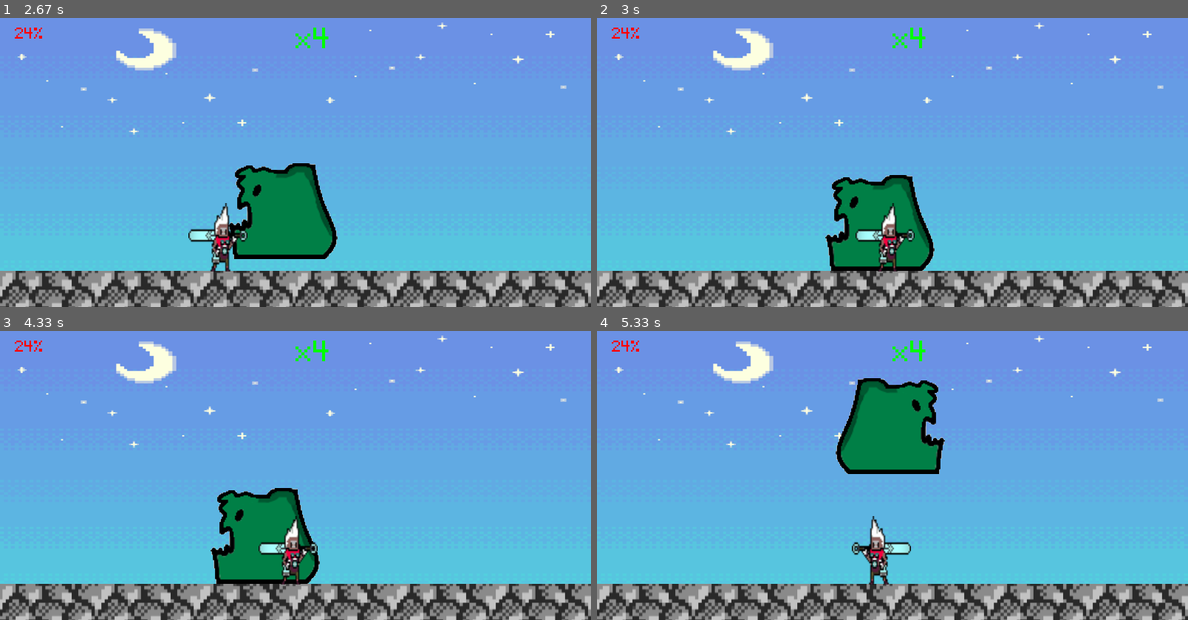
Above: before the commit, frames 1-4 (two rows, left to right).
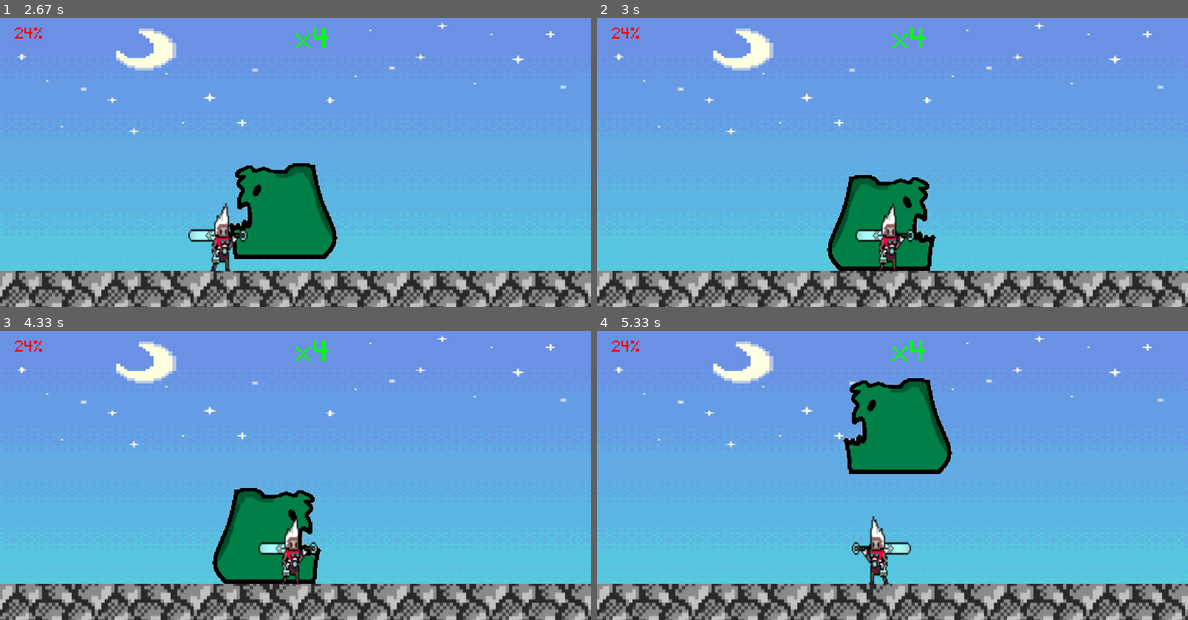
Above: after the commit, the same moments.

Repository: WINDKING-1/TheDasher
Game: pygame game, started from The dasher code.py
The game is run twice, just before and just after one commit, with the same random seed, the same clock (stepped at 60 frames per second) and the same inputs.
Inputs:
- Up to frame 1 (2.67 s): hold Right 0.33-0.8 s; hold Right 0.83-1.3 s; hold Left 1.33-1.87 s; hold Left 1.9-2.3 s; hold Right from 2.33 s (still down)
- Up to frame 2 (3 s): release Right at 2.97 s
- Up to frame 3 (4.33 s): tap Space at 3 s; hold Left 3.33-3.8 s; hold Right 3.83-4.3 s
- Up to frame 4 (5.33 s): hold Right 4.33-4.8 s; hold Left from 4.83 s (still down)

Frame 1 is identical in both runs. In frame 2, 1.8% of the frame differs, in the area x 38-58%, y 54-88%; in frame 3, 1.7%; in frame 4, 2.0%, in the area x 40-61%, y 16-50%.

Commit message:
fixed the "looking"

Diff:
--- a/The dasher code.py
+++ b/The dasher code.py
@@ -194,10 +194,14 @@
 
     if Monster_rect.x-player_rect.x>60:
         Monster_rect.x-=monster_movespeed
+
+    elif Monster_rect.x-player_rect.x<-125:
+        Monster_rect.x+=monster_movespeed/1.4
+
+
+    if Monster_rect.x-player_rect.x>-27:
         monster_left=True
-
-    elif Monster_rect.x-player_rect.x<-160:
-        Monster_rect.x+=monster_movespeed
+    elif Monster_rect.x-player_rect.x<-32:
         monster_left=False
 
 
